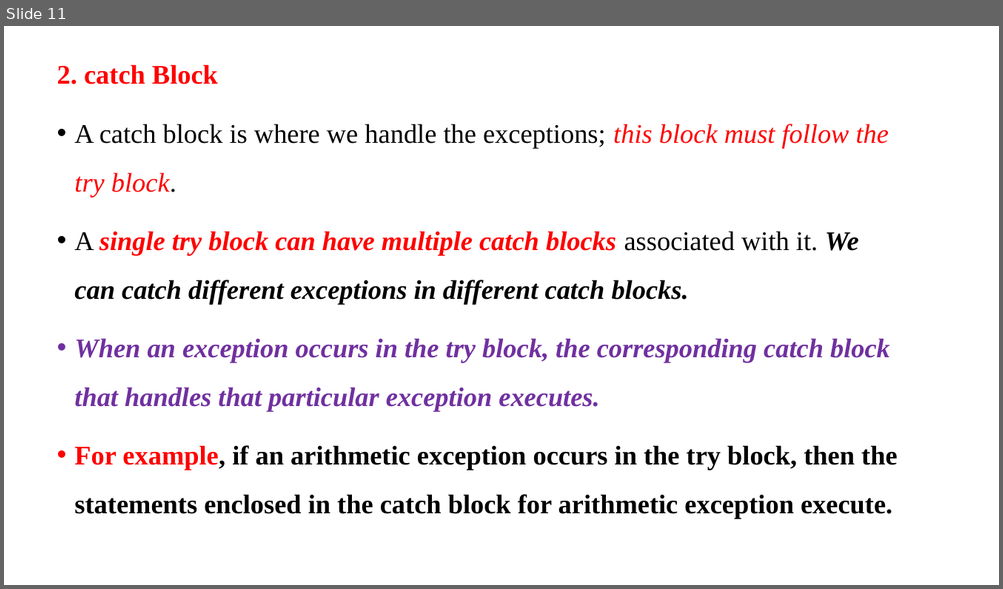
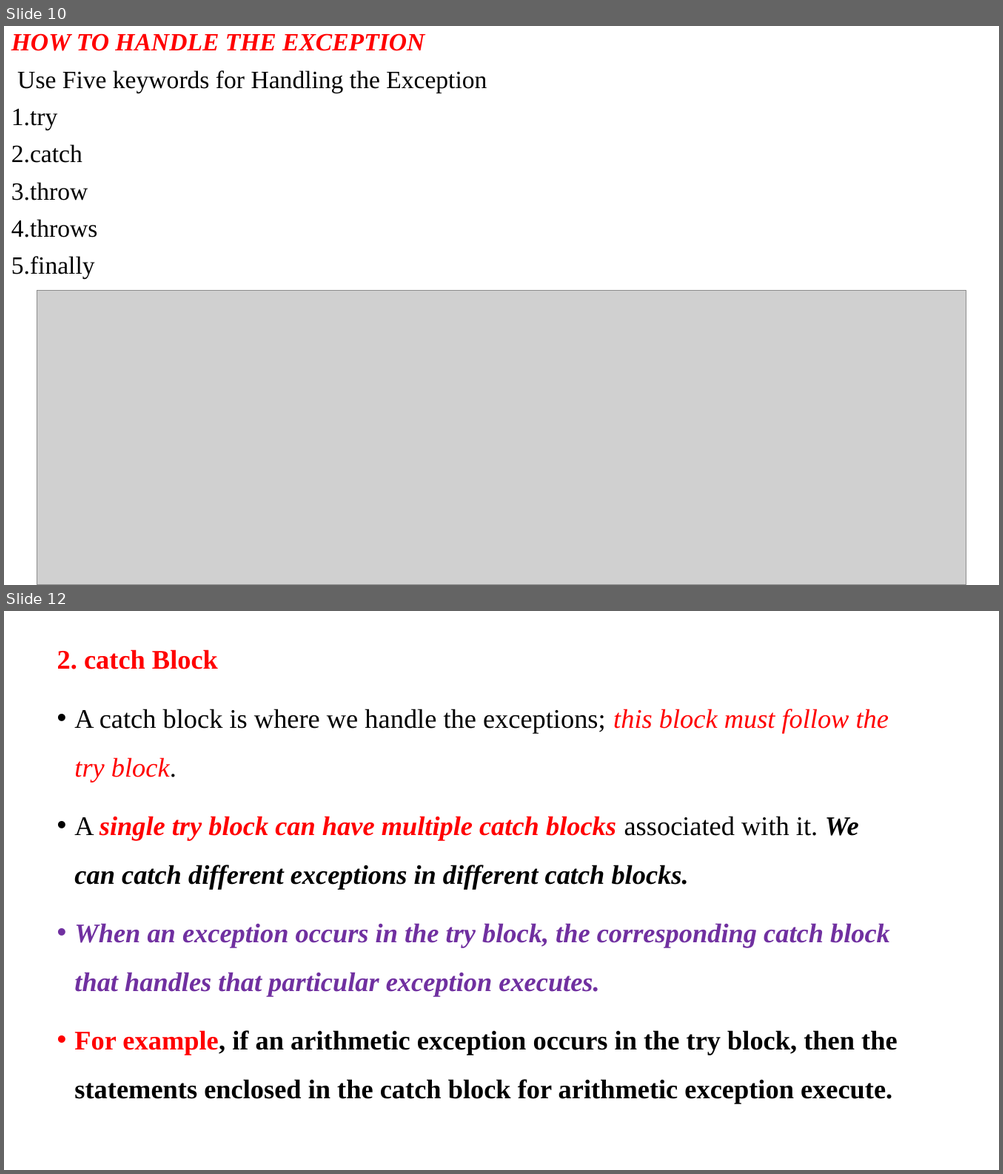
Before and after one commit to anvesh1987/Java-Programs-CSE-G, a slide deck: UNIT–III.ppt. Shown one above the other, each under a label of ours: slide 11 before the commit, slides 10 and 12 after it; the slides between them are not shown. The pictures are 1003x589 and 1003x1174 pixels, drawn with LibreOffice and Linux fonts; fonts in the diff are those of the drawing; grey boxes stand for pictures. Boxes give left, top, right and bottom in pixels: in the first picture for what was removed or moved away, otherwise in the second. Text is boxed around its words. In the diff, an @@ line names an element or a change of style, - is before the commit and + after.

```diff
--- a/UNIT–III.ppt
+++ b/UNIT–III.ppt
@@ slide 10 added at [4,26,999,585], background #FFFFFF @@
@@ text added at [11,33,486,279], 24 pt, text #000000 @@
+HOW TO HANDLE THE EXCEPTION
+Use Five keywords for Handling the Exception
+1. try
+2. catch
+3. throw
+4. throws
+5. finally
@@ picture added at [37,291,965,585] @@
@@ what was slide 11 is now slide 12 @@
```
Also in this commit, not shown: 1 slide changed.
